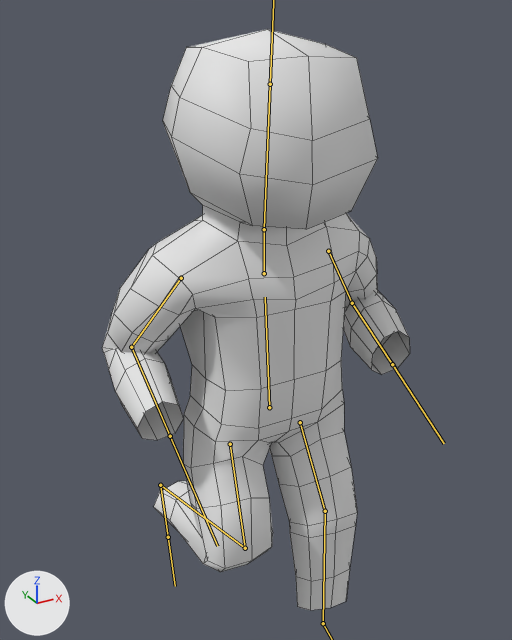
Renders of the FBX model game/data/models/jrpg.fbx from each side of a commit.
Camera for both pictures: a camera (50 mm lens) standing at (-0.592, -1.065, 1.275) and looking at (-0.005, 0.003, 0.741). Arrows for +X, +Y and +Z are at lower left; the lights stay in place. Both versions are drawn at frame 31 of the action 'run'; the numbers are the values there. The bones that bend it are drawn over the model as lines. Mesh edges are drawn as thin lines.

In view in the first picture: 'ExportChar'.
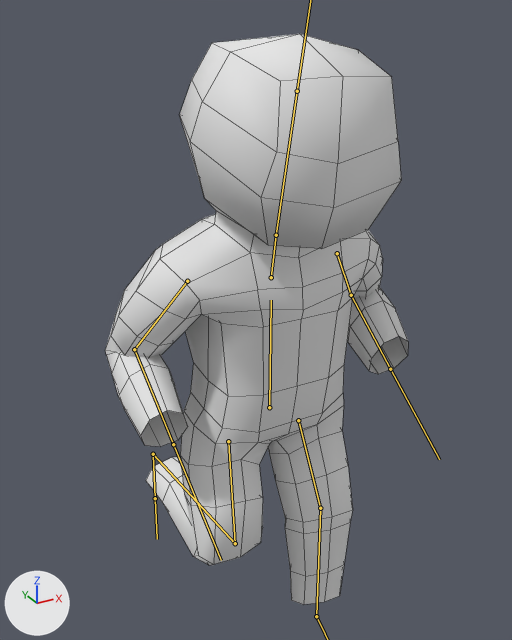
Where the change shows, as pixel boxes (x1, y1, x2, y2) in the pictures (512 x 640 px):
'ExportChar', posed: before (102, 29, 410, 610); after (105, 34, 408, 604)
bone 'Pelvis', root to tip: before (269, 407) to (265, 297); after (269, 407) to (271, 300)
bone 'UpperArm_L', root to tip: before (328, 251) to (352, 303); after (337, 253) to (351, 295)
bone 'ForeArm_L', root to tip: before (352, 303) to (392, 364); after (351, 295) to (390, 369)
bone 'UpperArm_R', root to tip: before (181, 278) to (131, 347); after (187, 281) to (134, 349)
bone 'ForeArm_R', root to tip: before (131, 347) to (170, 436); after (134, 349) to (173, 444)
bone 'Neck', root to tip: before (264, 273) to (264, 229); after (271, 277) to (276, 235)
bone 'Thigh_L', root to tip: before (300, 422) to (325, 511); after (298, 420) to (320, 508)
bone 'Thigh_R', root to tip: before (230, 444) to (245, 548); after (228, 441) to (235, 543)
bone 'Shin_R', root to tip: before (245, 548) to (160, 485); after (235, 543) to (153, 454)

The change in detail:
Bone 'Pelvis' (bone_pelvis) turns from (0, 0, 0) to (6, 0, 0) degrees about its own x, y and z.
Bone 'UpperArm_L' (bone_upperarm_l) turns from (-42, 1, 25) to (-40, 6, 27) degrees about its own x, y and z.
Bone 'ForeArm_L' (bone_forearm_l) turns from (-50, -39, -78) to (-44, -39, -83) degrees about its own x, y and z.
Bone 'UpperArm_R' (bone_upperarm_r) turns from (-59, -31, -7) to (-59, -26, -6) degrees about its own x, y and z.
Bone 'ForeArm_R' (bone_forearm_r) turns from (1, 19, 100) to (0, 19, 98) degrees about its own x, y and z.
Bone 'Neck' (bone_neck) turns from (0, 0, 0) to (4, 0, -1) degrees about its own x, y and z.
Bone 'Thigh_L' (bone_thigh_l) turns from (9, 3, -14) to (12, 4, -16) degrees about its own x, y and z.
Bone 'Thigh_R' (bone_thigh_r) turns from (24, -6, 16) to (20, -5, 14) degrees about its own x, y and z.
Bone 'Shin_R' (bone_shin_r) turns from (95, 13, -15) to (98, 13, -15) degrees about its own x, y and z.
